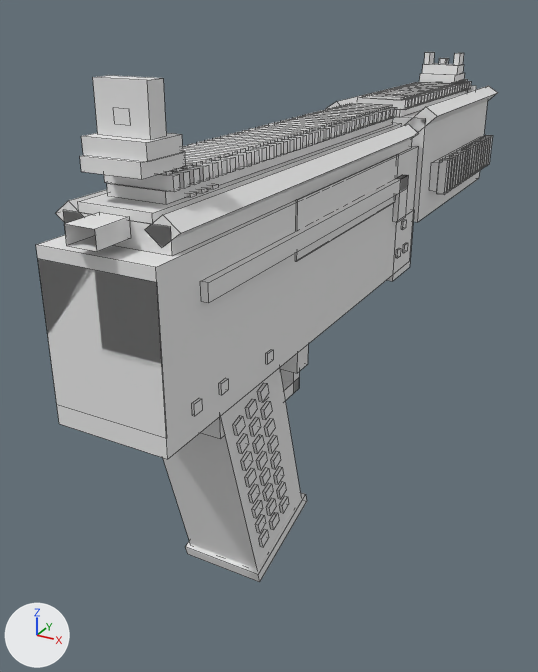
Before and after pictures for a commit that changed the OBJ model src/main/resources/assets/mareeletrica/models/block/paint_saiga12_body_0.obj.
Camera for both pictures: a 50 mm camera at (1.105, -1.63, 0.885) aimed at (0.403, -0.354, 0.247). Arrows for +X, +Y and +Z are at lower left; the lights stay in place. The first picture is the older version. Mesh edges are drawn as thin lines. Where no turn or scale is listed for an object, it has been applied to the vertices. Vertices at exactly the same position are counted once.

The first picture shows 'paint_saiga12_body_0'.
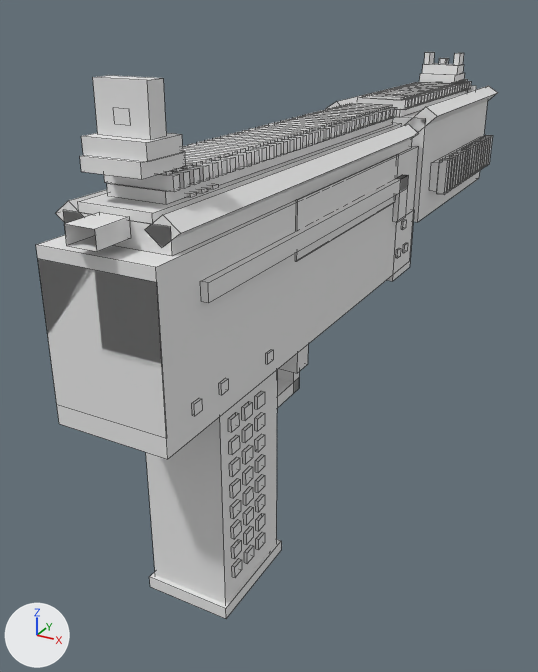
Diff of the bpy script that builds the scene:
```diff
--- a/src/main/resources/assets/mareeletrica/models/block/paint_saiga12_body_0.obj.py
+++ b/src/main/resources/assets/mareeletrica/models/block/paint_saiga12_body_0.obj.py
@@ me_paint_saiga12_body_0 @@
-me_paint_saiga12_body_0.from_pydata(...)  # 2164 vertices, 1611 faces; spans x 0.36..0.64, y -0.99..0.51, z -0.07..0.81
+me_paint_saiga12_body_0.from_pydata(...)  # 2156 vertices, 1605 faces; spans x 0.36..0.64, y -0.99..0.51, z -0.05..0.81
+# me_paint_saiga12_body_0 part 1: a new loose piece, a box spanning x 0.43..0.57, y -0.81..-0.63, z -0.04..0.35, in mat_paint (its picture is missing)
+# me_paint_saiga12_body_0 part 2: the loose piece of 8 vertices spanning x 0.42..0.58, y -0.71..-0.52, z -0.07..0.01 is turned -16 degrees about the x axis through its middle, then moved by (0.0, -0.11, -0.02)
+# me_paint_saiga12_body_0 part 3: the loose piece of 8 vertices spanning x 0.57..0.58, y -0.7..-0.67, z 0.0..0.03 is moved by (0.0, -0.09, 0.0)
+# me_paint_saiga12_body_0 part 4: the loose piece of 8 vertices spanning x 0.57..0.58, y -0.72..-0.7, z 0.08..0.11 is moved by (0.0, -0.07, -0.03)
+# me_paint_saiga12_body_0 part 5: the loose piece of 8 vertices spanning x 0.57..0.58, y -0.76..-0.73, z 0.2..0.22 is moved by (0.0, -0.04, -0.11)
+# me_paint_saiga12_body_0 part 6: the loose piece of 8 vertices spanning x 0.57..0.58, y -0.77..-0.74, z 0.24..0.26 is moved by (0.0, -0.03, -0.11)
+# me_paint_saiga12_body_0 part 7: the loose piece of 8 vertices spanning x 0.57..0.58, y -0.78..-0.75, z 0.28..0.3 is moved by (0.0, -0.02, -0.11)
+# me_paint_saiga12_body_0 part 8: the loose piece of 8 vertices spanning x 0.57..0.58, y -0.68..-0.65, z 0.22..0.25 is moved by (0.0, -0.12, -0.01)
+# me_paint_saiga12_body_0 part 9: the loose piece of 8 vertices spanning x 0.57..0.58, y -0.69..-0.66, z 0.26..0.29 is moved by (0.0, -0.1, -0.01)
+# me_paint_saiga12_body_0 part 10: the loose piece of 8 vertices spanning x 0.57..0.58, y -0.7..-0.67, z 0.3..0.33 is moved by (0.0, -0.09, -0.01)
+# me_paint_saiga12_body_0 part 11: the loose piece of 8 vertices spanning x 0.57..0.58, y -0.66..-0.64, z 0.01..0.04 is moved by (0.0, -0.09, -0.01)
+# me_paint_saiga12_body_0 part 12: the loose piece of 8 vertices spanning x 0.57..0.58, y -0.67..-0.65, z 0.05..0.08 is moved by (0.0, -0.08, -0.01)
+# me_paint_saiga12_body_0 part 13: the loose piece of 8 vertices spanning x 0.57..0.58, y -0.65..-0.62, z 0.1..0.13 is moved by (0.0, -0.11, -0.02)
+# me_paint_saiga12_body_0 part 14: the loose piece of 8 vertices spanning x 0.57..0.58, y -0.66..-0.63, z 0.14..0.17 is moved by (0.0, -0.1, -0.01)
+# me_paint_saiga12_body_0 part 15: the loose piece of 8 vertices spanning x 0.57..0.58, y -0.67..-0.64, z 0.18..0.21 is moved by (0.0, -0.09, 0.03)
+# me_paint_saiga12_body_0 part 16: the loose piece of 8 vertices spanning x 0.57..0.58, y -0.62..-0.6, z 0.02..0.05 is moved by (0.0, -0.09, -0.02)
+# me_paint_saiga12_body_0 part 17: the loose piece of 8 vertices spanning x 0.57..0.58, y -0.64..-0.61, z 0.06..0.09 is deleted
+# me_paint_saiga12_body_0 part 18: 20 vertices moved from x 0.42..0.58, y -0.73..-0.7, z 0.04..0.24 to x 0.42..0.58, y -0.73..-0.69, z 0.05..0.23; 88 vertices removed from x 0.42..0.58, y -0.83..-0.53, z -0.05..0.43; 88 vertices added at x 0.42..0.58, y -0.75..-0.69, z 0.09..0.31
+# other edits to the shape of me_paint_saiga12_body_0 do not show in these pictures
 me_paint_saiga12_body_0.materials.append(mat_paint)
```

Location of each change, [x1, y1, x2, y2] in pixels of the pictures (538 x 672 px; the box of a moved part takes in the faces that stretch with it):
'paint_saiga12_body_0', reshaped (7% taller): before [36, 52, 497, 582]; after [36, 52, 497, 619]
part 1 of me_paint_saiga12_body_0, added: after [146, 370, 277, 604]
part 2 of me_paint_saiga12_body_0, moved or reshaped: before [185, 492, 307, 582]; after [150, 539, 281, 619]
part 3 of me_paint_saiga12_body_0, moved or reshaped: before [259, 529, 269, 547]; after [232, 559, 242, 578]
part 4 of me_paint_saiga12_body_0, moved or reshaped: before [252, 500, 263, 518]; after [231, 539, 241, 559]
part 5 of me_paint_saiga12_body_0, moved or reshaped: before [241, 451, 252, 471]; after [231, 520, 241, 539]
part 6 of me_paint_saiga12_body_0, moved or reshaped: before [237, 434, 249, 454]; after [230, 499, 241, 519]
part 7 of me_paint_saiga12_body_0, moved or reshaped: before [233, 415, 245, 436]; after [230, 479, 240, 498]
part 8 of me_paint_saiga12_body_0, moved or reshaped: before [264, 418, 275, 437]; after [229, 457, 240, 477]
part 9 of me_paint_saiga12_body_0, moved or reshaped: before [261, 401, 272, 420]; after [229, 435, 240, 455]
part 10 of me_paint_saiga12_body_0, moved or reshaped: before [258, 383, 269, 402]; after [228, 412, 239, 432]
part 11 of me_paint_saiga12_body_0, moved or reshaped: before [269, 512, 279, 530]; after [244, 545, 254, 563]
part 12 of me_paint_saiga12_body_0, moved or reshaped: before [266, 498, 276, 516]; after [244, 526, 253, 545]
part 13 of me_paint_saiga12_body_0, moved or reshaped: before [274, 467, 284, 484]; after [243, 507, 253, 525]
part 14 of me_paint_saiga12_body_0, moved or reshaped: before [271, 451, 281, 469]; after [243, 487, 253, 505]
part 15 of me_paint_saiga12_body_0, moved or reshaped: before [268, 435, 278, 453]; after [242, 445, 253, 464]
part 16 of me_paint_saiga12_body_0, moved or reshaped: before [279, 496, 289, 513]; after [256, 532, 265, 550]
part 17 of me_paint_saiga12_body_0, deleted: before [277, 482, 286, 499]
part 18 of me_paint_saiga12_body_0, moved or reshaped: before [163, 368, 301, 570]; after [242, 391, 265, 531]
